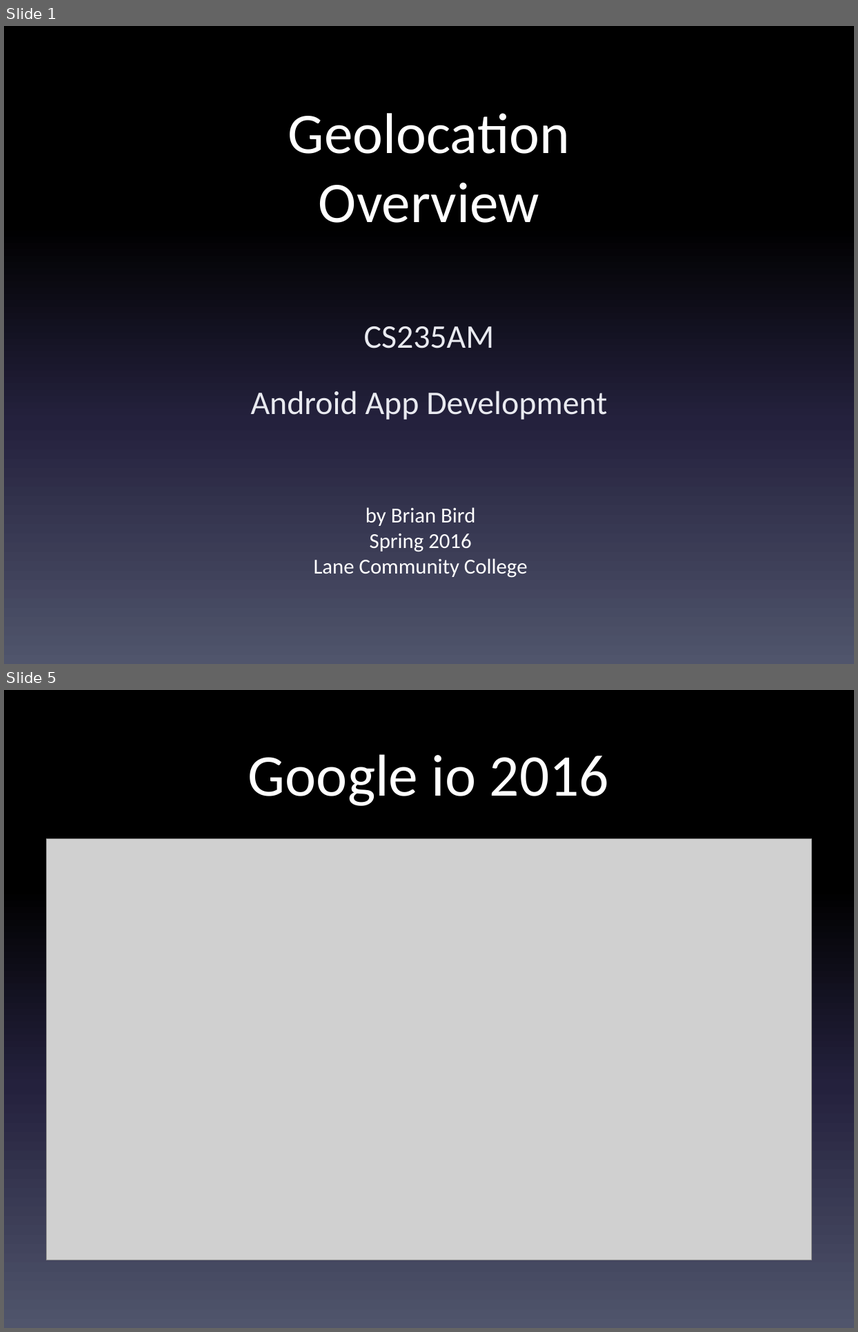
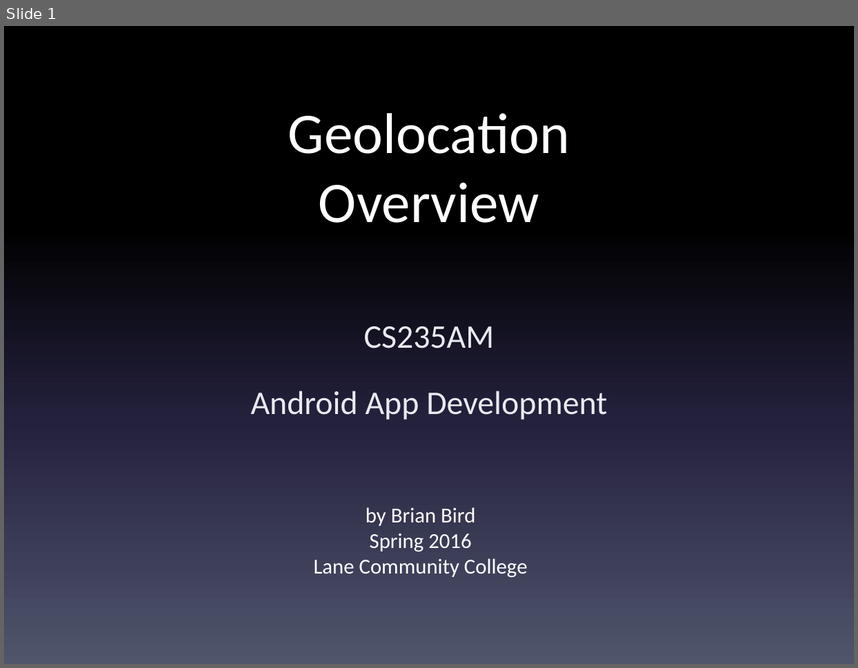
Before and after one commit to LCC-CIT/CS235AM-CourseMaterials, a slide deck: Notes and Slides/Wk9Day1-GeolocationOverview.pptx. Shown one above the other, each under a label of ours: slides 1 and 5 before the commit, slide 1 after it; the slides between them are not shown. The pictures are 858x1332 and 858x668 pixels, drawn with LibreOffice and Linux fonts; fonts in the diff are those of the drawing; grey boxes stand for pictures. Boxes give left, top, right and bottom in pixels: in the first picture for what was removed or moved away, otherwise in the second. Text is boxed around its words. In the diff, an @@ line names an element or a change of style, - is before the commit and + after.

```diff
--- a/Notes and Slides/Wk9Day1-GeolocationOverview.pptx
+++ b/Notes and Slides/Wk9Day1-GeolocationOverview.pptx
@@ slide 5 removed at <box>4,690,854,1328</box>, background gradient #000000 to #24213E to #51566D @@
@@ title removed at <box>248,754,609,806</box> @@
-Google io 2016
@@ picture removed at <box>47,839,811,1259</box> @@
```
Also in this commit, not shown: 1 slide changed, 5 other slides removed, 8 other files.
